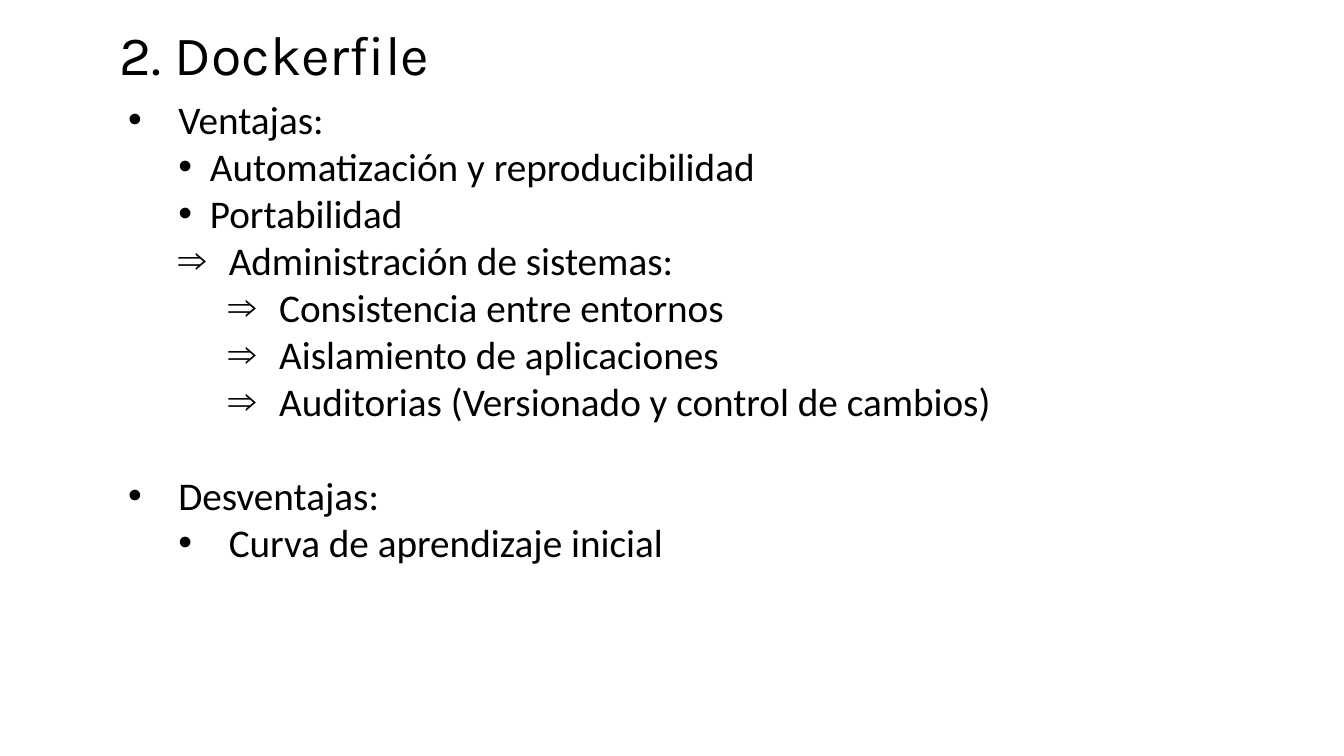
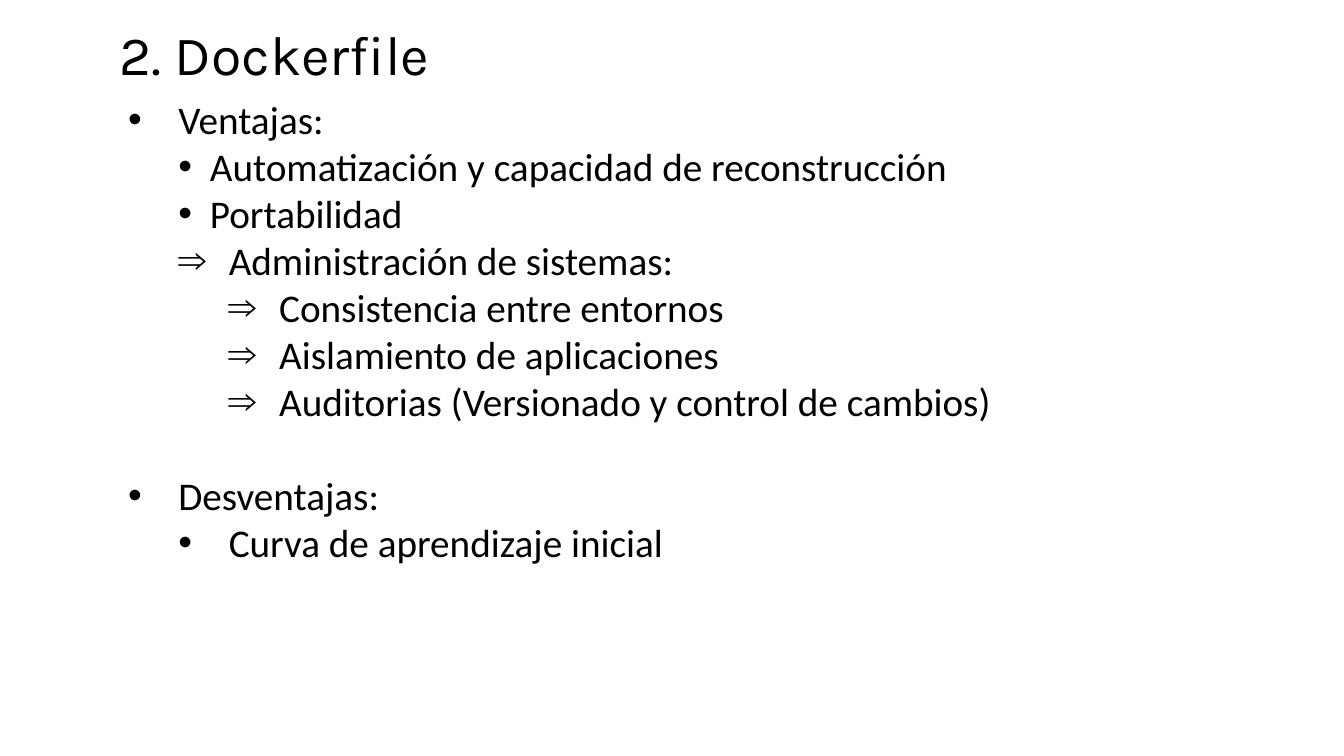
Before and after one commit to jpaniorte/docker25, a slide deck: slide 14 of ppt/3_Dockerfile.pptx. Drawn at 1344x756 pixels with LibreOffice and Linux fonts; fonts in the diff are those of the drawing. Boxes give left, top, right and bottom in pixels: in the first picture for what was removed or moved away, otherwise in the second. Text is boxed around its words. In the diff, an @@ line names an element or a change of style, - is before the commit and + after.

```diff
--- a/ppt/3_Dockerfile.pptx
+++ b/ppt/3_Dockerfile.pptx
@@ text at bbox=[210, 153, 946, 188]: text changed @@
-    • Automatización y reproducibilidad
+    • Automatización y capacidad de reconstrucción
```
Also in this commit, not shown: 1 other file.
